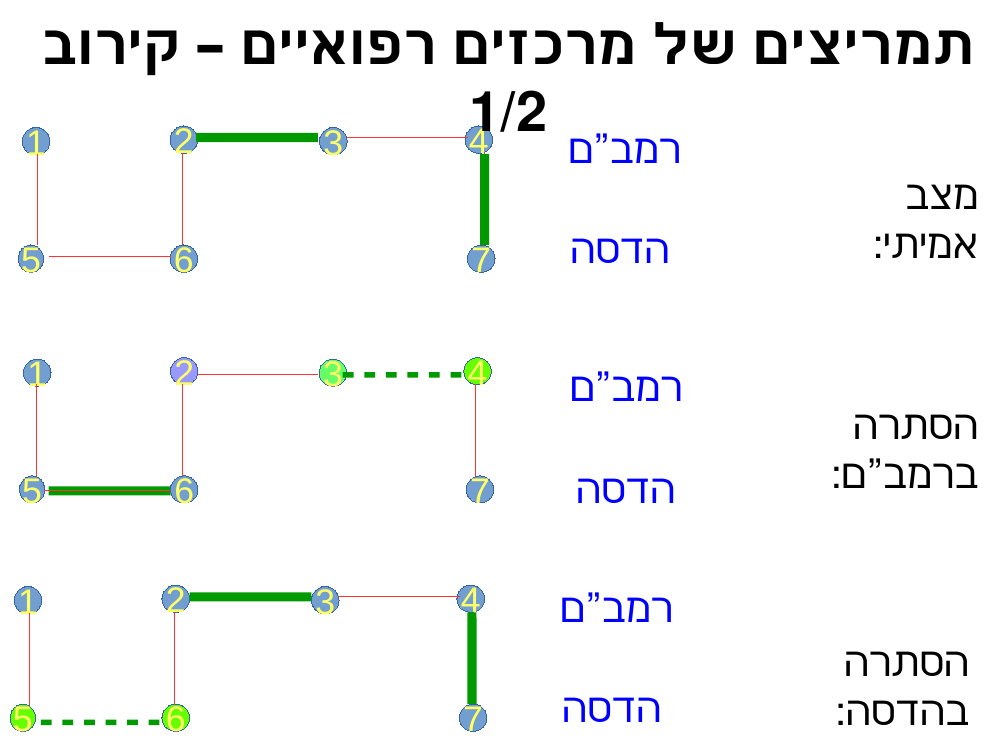
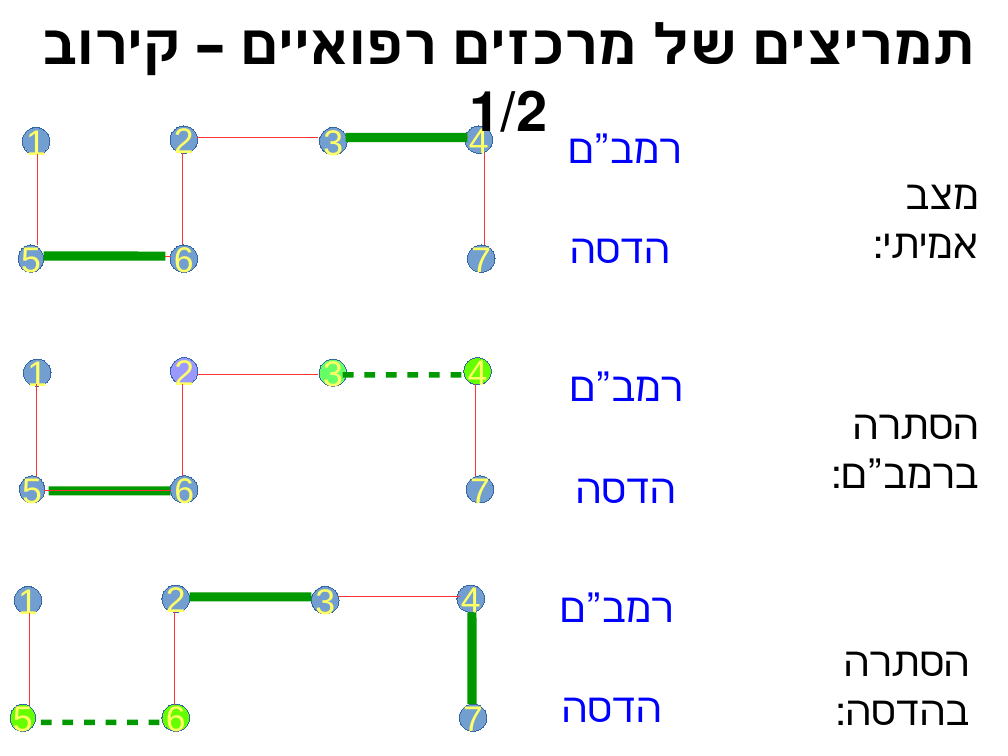
Before and after one commit to erelsgl-at-ariel/algorithms2m-5778, a slide deck: slide 29 of week02-exchanging/slides.odp. Drawn at 1008x756 pixels with LibreOffice and Linux fonts; fonts in the diff are those of the drawing. Boxes give left, top, right and bottom in pixels: in the first picture for what was removed or moved away, otherwise in the second. Text is boxed around its words. In the diff, an @@ line names an element or a change of style, - is before the commit and + after.

Commit message:
fix week 3 presentation and homework

```diff
--- a/week02-exchanging/slides.odp
+++ b/week02-exchanging/slides.odp
@@ line moved from (196, 137) - (318, 137) to (346, 137) - (467, 137) @@
@@ line removed from (485, 154) to (485, 245) @@
@@ line added from (44, 256) to (166, 256), #009900 7.2 pt @@
```
Also in this commit, not shown: 12 other files.
